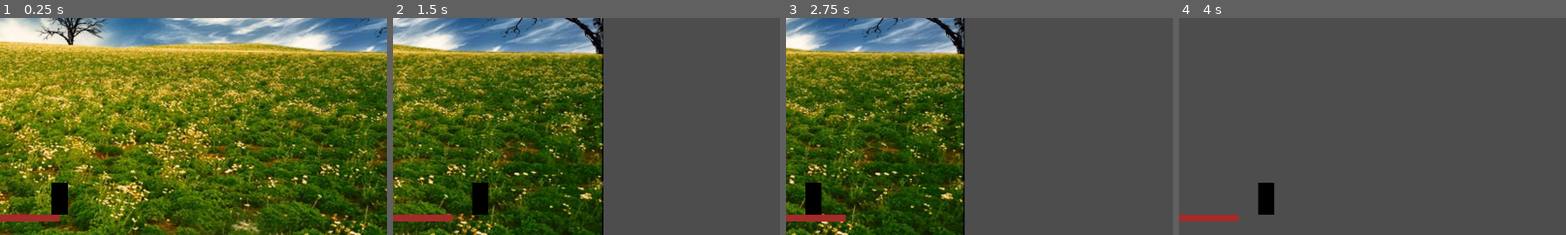
Above: before the commit, frames 1-4 (left to right).
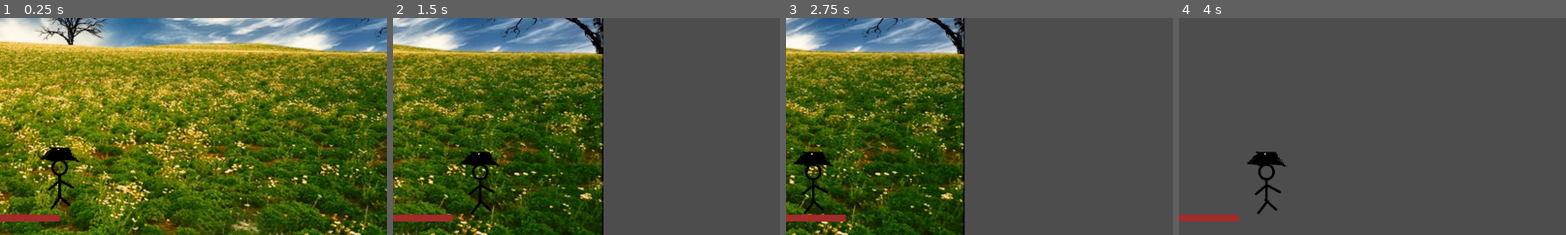
Above: after the commit, the same moments.

Repository: Darr3n2GG/2D-Platformer-Player-Template-WIP
Game: Godot game, scene res://src/scenes/test.tscn
Same seed, same stepped clock (60 frames per second), same inputs: the game is played once before the commit and once after it. The project has no main scene, so this scene is started directly.
Inputs:
- Up to frame 1 (0.25 s): no input
- Up to frame 2 (1.5 s): hold D (move_right) from 0.53 s (still down)
- Up to frame 3 (2.75 s): release D (move_right) at 2.03 s; hold A (move_left) from 2.03 s (still down)
- Up to frame 4 (4 s): release A (move_left) at 2.78 s; hold D (move_right) from 2.78 s (still down)
The pictures show only the part of the screen within x 42-92%, y 50-100%; the shares and areas given below are measured in that part.

The runs differ from the first frame. In frame 1, 1.2% of the frame differs, in the area x 10-21%, y 59-91%; in frame 2, 1.1%; in frame 3, 1.1%; in frame 4, 1.1%.

Commit message:
added stuff

Diff:
--- /dev/null
+++ b/src/game_objects/Player/Movement/LinearAccel.gd
@@ -0,0 +1,6 @@
+class_name LinearAccel extends AccelStrategy
+
+
+
+func apply_acceleration(player: CharacterBody2D, input: LRInput, delta: float) -> void:
+	pass
--- a/src/game_objects/Player/player.tscn
+++ b/src/game_objects/Player/player.tscn
@@ -1,7 +1,8 @@
-[gd_scene load_steps=14 format=3 uid="uid://bgsqf48tab66p"]
+[gd_scene load_steps=15 format=3 uid="uid://bgsqf48tab66p"]
 
 [ext_resource type="Script" uid="uid://cyntlb36gsg4x" path="res://src/game_objects/Player/player.gd" id="1_row8d"]
 [ext_resource type="Script" uid="uid://bf4yeyev3prjp" path="res://src/game_objects/Player/Movement/ConstAccel.gd" id="2_3pq2h"]
+[ext_resource type="Texture2D" uid="uid://dvl28rv8woupg" path="res://src/assets/gerald.png" id="3_0uhvp"]
 [ext_resource type="Script" uid="uid://cxjtqg6r2chpq" path="res://src/game_objects/RectanglePolygon2D/rectangle_polygon_2d.gd" id="3_mp16b"]
 [ext_resource type="Script" uid="uid://b1qem1wajd5rq" path="res://src/game_objects/StateMachine/state_machine.gd" id="5_tuiwj"]
 [ext_resource type="Script" uid="uid://cmnm45vvh7pxu" path="res://src/game_objects/Player/Movement/states/idle.gd" id="6_i3pxp"]
@@ -23,8 +24,8 @@
 metadata/_custom_type_script = "uid://bf4yeyev3prjp"
 
 [sub_resource type="CapsuleShape2D" id="CapsuleShape2D_m5uds"]
-radius = 8.0
-height = 32.0
+radius = 15.0
+height = 50.0
 
 [node name="Player" type="CharacterBody2D"]
 scale = Vector2(1.5, 1.5)
@@ -33,7 +34,13 @@
 decel_strategy = SubResource("Resource_mp16b")
 turn_strategy = SubResource("Resource_0uhvp")
 
+[node name="Gerald" type="Sprite2D" parent="."]
+position = Vector2(0, -5.333334)
+scale = Vector2(0.4706131, 0.4706131)
+texture = ExtResource("3_0uhvp")
+
 [node name="RectanglePolygon2D" type="Polygon2D" parent="."]
+visible = false
 color = Color(0, 0, 0, 1)
 polygon = PackedVector2Array(-8, -16, 8, -16, 8, 16, -8, 16)
 script = ExtResource("3_mp16b")
--- a/src/game_objects/StateMachine/state_machine.gd
+++ b/src/game_objects/StateMachine/state_machine.gd
@@ -32,4 +32,4 @@
 	state.exit()
 	state = get_node(target_state_path)
 	state.enter(previous_state_name, data)
-	print(state.name)
+	#print(state.name)
--- a/src/scenes/test.tscn
+++ b/src/scenes/test.tscn
@@ -20,7 +20,7 @@
 [node name="LineGround" parent="." instance=ExtResource("1_errlg")]
 
 [node name="Player" parent="." instance=ExtResource("3_m5uds")]
-position = Vector2(0, -34)
+position = Vector2(0, -77)
 turn_strategy = SubResource("Resource_egtcd")
 
 [node name="PlayerCamera" type="Camera2D" parent="." node_paths=PackedStringArray("player_node")]
Binary file added: src/assets/gerald.png
Not shown, added: src/assets/gerald.png.import
Not shown, added: src/game_objects/Player/Movement/LinearAccel.gd.uid
